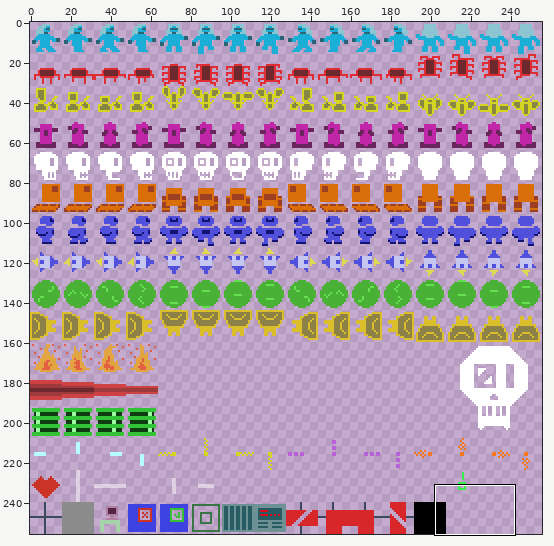
A sprite sheet gets an edit: textures.png. The picture above shows the old version from afar; the outline marks the close-up.
Close-up. Earlier state:
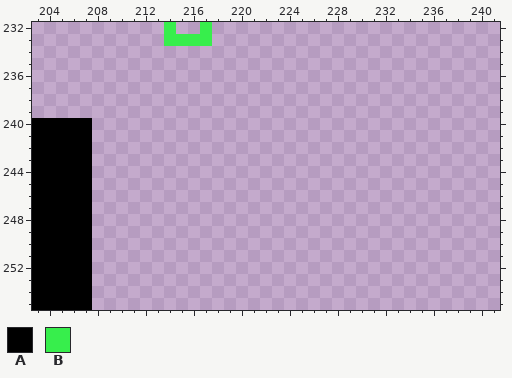
The file is 256x256 pixels. Colours within 5 levels of each other are drawn and written as one. Shown: x 203..241, y 232..255.
Palette (. is transparent): A #000000  B #37ee4c
Pixels before, first column x 203:
232 ...........B..B
233 ...........BBBB
234 ...............
235 ...............
236 ...............
237 ...............
238 ...............
239 ...............
240 AAAAA..........
241 AAAAA..........
242 AAAAA..........
243 AAAAA..........
244 AAAAA..........
245 AAAAA..........
246 AAAAA..........
247 AAAAA..........
248 AAAAA..........
249 AAAAA..........
250 AAAAA..........
251 AAAAA..........
252 AAAAA..........
253 AAAAA..........
254 AAAAA..........
255 AAAAA..........
After:
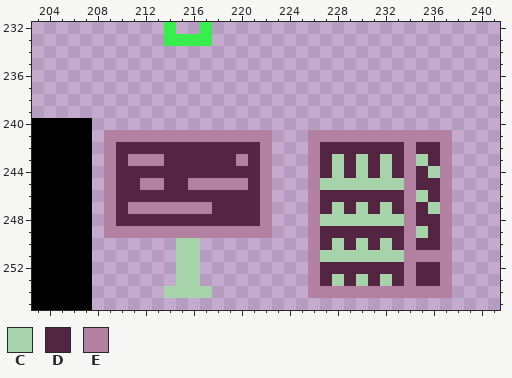
Colours new in this view: C #a7d3aa  D #542542  E #b280a0
Difference:
y 241: x 209..222 .............. -> EEEEEEEEEEEEEE; x 226..237 ............ -> EEEEEEEEEEEE
y 242: x 209..222 .............. -> EDDDDDDDDDDDDE; x 226..237 ............ -> EDDDDDDDEDDE
y 243: x 209..222 .............. -> EDEEEDDDDDDEDE; x 226..237 ............ -> EDCDCDCDECDE
y 244: x 209..222 .............. -> EDDDDDDDDDDDDE; x 226..237 ............ -> EDCDCDCDEDCE
y 245: x 209..222 .............. -> EDDEEDDEEEEEDE; x 226..237 ............ -> ECCCCCCCEDDE
y 246: x 209..222 .............. -> EDDDDDDDDDDDDE; x 226..237 ............ -> EDDDDDDDECDE
y 247: x 209..222 .............. -> EDEEEEEEEDDDDE; x 226..237 ............ -> EDCDCDCDEDCE
y 248: x 209..222 .............. -> EDDDDDDDDDDDDE; x 226..237 ............ -> ECCCCCCCEDDE
y 249: x 209..222 .............. -> EEEEEEEEEEEEEE; x 226..237 ............ -> EDDDDDDDECDE
y 250: x 215..216 .. -> CC; x 226..237 ............ -> EDCDCDCDEDDE
y 251: x 215..216 .. -> CC; x 226..237 ............ -> ECCCCCCCEEEE
y 252: x 215..216 .. -> CC; x 226..237 ............ -> EDDDDDDDEDDE
y 253: x 215..216 .. -> CC; x 226..237 ............ -> EDCDCDCDEDDE
y 254: x 214..217 .... -> CCCC; x 226..237 ............ -> EEEEEEEEEEEE
Changed places in both close-ups, as pixel boxes (x1, y1, x2, y2):
added: (104, 130, 452, 298)
